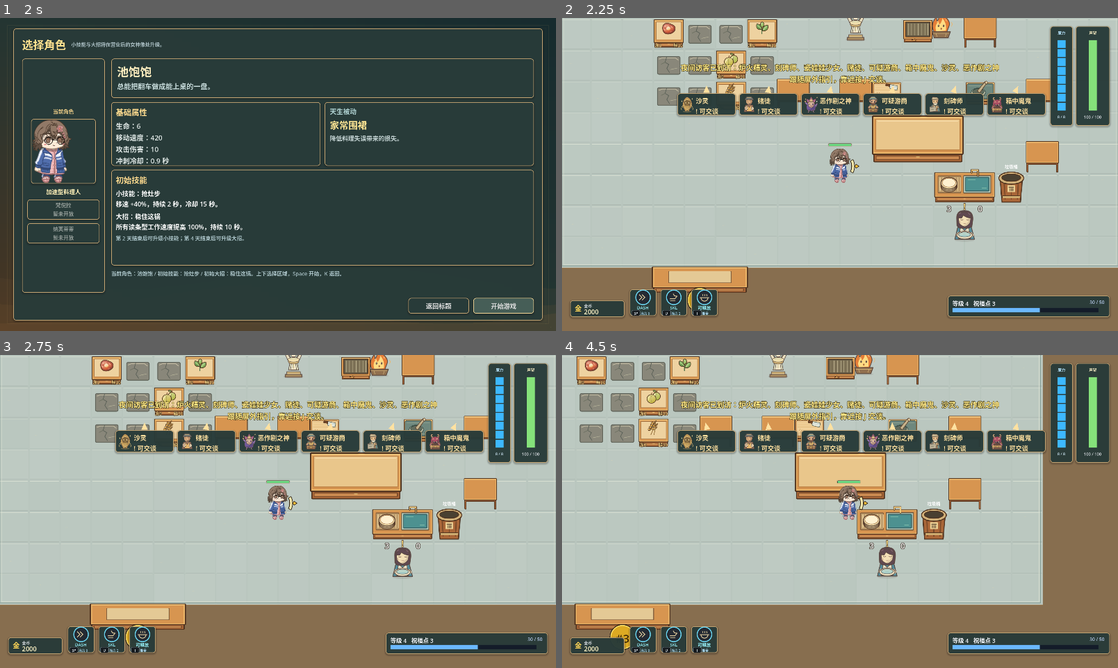
Above: before the commit, frames 1-4 (two rows, left to right).
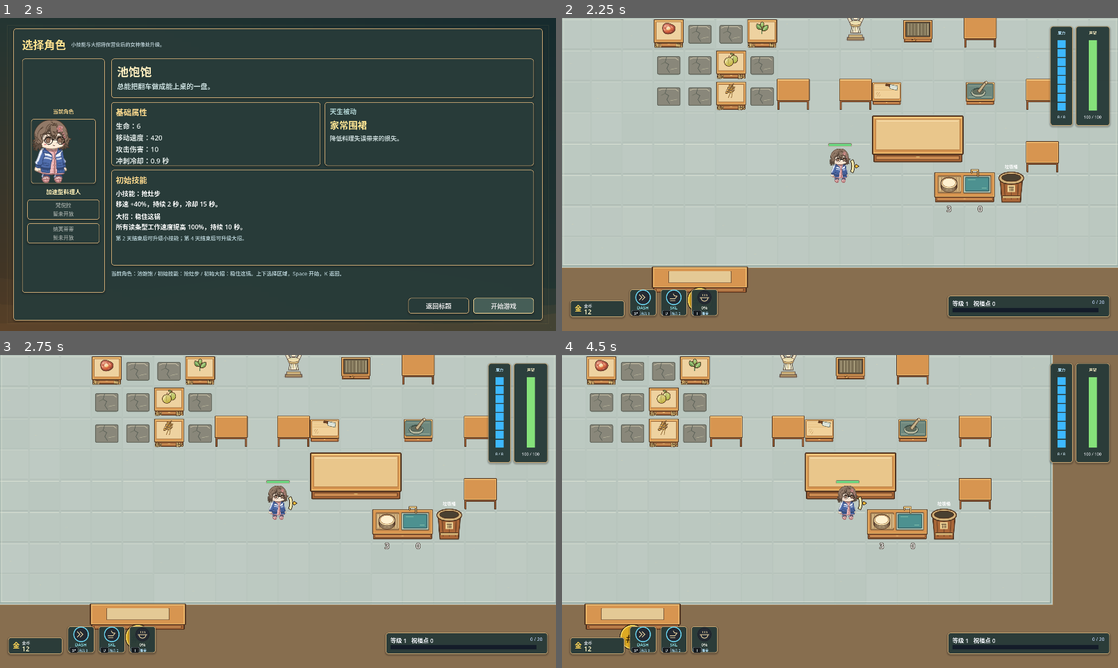
Above: after the commit, the same moments.

Repository: siunaus98/NewDrunkeryRealtime
Game: Godot game, scene res://Scenes/Main/game_start.tscn
Same seed, same stepped clock (60 frames per second), same inputs: the game is played once before the commit and once after it. Sound files missing from this copy of the repository are replaced by a short silence.
Inputs (mouse positions are in pixels of both pictures, inside the frame that each line leads up to):
- Up to frame 1 (2 s): click "开始" at 0.5 s; click (61, 152) at 1.25 s
- Up to frame 2 (2.25 s): click "开始游戏" at 2 s
- Up to frame 3 (2.75 s): no input
- Up to frame 4 (4.5 s): tap Enter at 2.75 s; move the mouse to (962, 495) at 2.77 s; hold D (move_right) 2.78-3.5 s; hold K (interact) 2.78-3.5 s; click (962, 495) at 2.92 s; drag from (728, 527) to (851, 505) at 3.52 s; move the mouse to (895, 442) at 4.27 s; hold D (move_right) from 4.28 s (still down); hold K (interact) from 4.28 s (still down)

Frame 1 is identical in both runs. In frame 2, 7.0% of the frame differs, in the area x 4-98%, y 0-95%; in frame 3, 7.0%; in frame 4, 17%, in the area x 2-98%, y 0-95%.

Commit message:
fix: stabilize scarab navigation and restore normal demo defaults

Diff:
--- a/NewDrunkeryRealtime/Scripts/Core/LevelFlowController.gd
+++ b/NewDrunkeryRealtime/Scripts/Core/LevelFlowController.gd
@@ -31,8 +31,8 @@
 const FAST_BUSINESS_TEST: bool = false
 const FAST_BUSINESS_PREPARE_DURATION: float = 2.0
 const FAST_BUSINESS_SERVICE_DURATION: float = 30.0
-const FIRST_DAY_BOSS_DISABLED_PLAYTEST: bool = true
-const PATIENCE_SPEED_PLAYTEST: float = 2.0
+const FIRST_DAY_BOSS_DISABLED_PLAYTEST: bool = false
+const PATIENCE_SPEED_PLAYTEST: float = 1.0
 const SKILL_UPGRADE_PLAYTEST_XP: int = 1000
 const SKILL_UPGRADE_PLAYTEST_TAKE_DURATION: float = 30.0
 
@@ -44,7 +44,7 @@
 @export var danger_duration: float = 18.0
 @export var wave_break_duration_default: float = 4.0
 @export var blessing_select_duration: float = 30.0
-@export var starting_gold: int = 2000
+@export var starting_gold: int = 12
 @export var night_starting_stock_per_item: int = 5
 @export var magic_max: int = 8
 @export var magic_regen_interval: float = 10.8
@@ -975,7 +975,7 @@
 			offer_header_text
 		)
 		menu_dish_select_controller.set_refresh_status(progression_state.menu_refreshes, is_event, TestItemDefs.get_item_display_name(progression_state.event_menu_target) if is_event else "")
-		overlay_controller.debug_label.visible = not is_event
+		overlay_controller.debug_label.visible = not is_event and OS.get_cmdline_user_args().has("--debug-ui")
 		if is_event:
 			overlay_controller.hide_toast()
 	if overlay_controller != null and overlay_controller.has_method("set_debug_text"):
--- a/NewDrunkeryRealtime/Scripts/Core/ScarabMechanismController.gd
+++ b/NewDrunkeryRealtime/Scripts/Core/ScarabMechanismController.gd
@@ -50,6 +50,8 @@
 var escape_search_retry_times: Dictionary = {}
 var navigation_clock: float = 0.0
 var navigation_obstacle_signature: Dictionary = {}
+var navigation_probe_shape := CircleShape2D.new()
+var navigation_probe := PhysicsShapeQueryParameters2D.new()
 
 func _ready() -> void:
 	process_mode = Node.PROCESS_MODE_PAUSABLE
@@ -574,7 +576,11 @@
 	else:
 		cell_path = _get_live_endpoint_path(grid, grid_origin, cell_size, start_cell, destination_cell)
 	if cell_path.is_empty() and allow_live_grid_fallback and _is_navigation_point_walkable(destination, scarab, null, exclude):
-		cell_path = _build_live_grid_path(bounds, grid_origin, cell_size, grid_size, origin, destination, exclude)
+		# A missing route may be a stale obstacle snapshot. Refresh in slices;
+		# rebuilding thousands of cells per cabinet candidate stalls the game.
+		var cache: Dictionary = navigation_cache.caches[bounds]
+		cache.updated = -10.0
+		cache.urgent = true
 	if cell_path.is_empty():
 		return []
 	var route: Array[Vector2] = []
@@ -584,21 +590,6 @@
 	if route.is_empty() or route.back().distance_to(destination) > 1.0:
 		route.append(destination)
 	return route
-
-func _build_live_grid_path(bounds: Rect2, grid_origin: Vector2, cell_size: float, grid_size: Vector2i, origin: Vector2, destination: Vector2, exclude: Array) -> Array[Vector2i]:
-	var live_grid := AStarGrid2D.new()
-	live_grid.region = Rect2i(Vector2i.ZERO, grid_size)
-	live_grid.cell_size = Vector2.ONE * cell_size
-	live_grid.diagonal_mode = AStarGrid2D.DIAGONAL_MODE_NEVER
-	live_grid.update()
-	for y in range(grid_size.y):
-		for x in range(grid_size.x):
-			var cell := Vector2i(x, y)
-			var point := grid_origin + (Vector2(cell) + Vector2(0.5, 0.5)) * cell_size
-			live_grid.set_point_solid(cell, not _is_navigation_point_walkable(point, null, null, exclude))
-	var start := _get_navigation_cell(grid_origin, cell_size, grid_size, origin)
-	var end := _get_navigation_cell(grid_origin, cell_size, grid_size, destination)
-	return live_grid.get_id_path(start, end, false)
 
 func _get_live_endpoint_path(grid: AStarGrid2D, grid_origin: Vector2, cell_size: float, start_cell: Vector2i, destination_cell: Vector2i) -> Array[Vector2i]:
 	var patched: Array[Vector2i] = []
@@ -675,14 +666,16 @@
 	var world_2d: World2D = runtime_root.get_world_2d() if runtime_root is CanvasItem else get_viewport().world_2d
 	if world_2d == null:
 		return true
-	var shape := CircleShape2D.new()
-	shape.radius = maxf(navigation_clearance, 1.0)
-	var query := PhysicsShapeQueryParameters2D.new()
-	query.shape = shape
-	query.transform = Transform2D(0.0, point)
-	query.collision_mask = 4 | 8 | 16
-	query.exclude = exclude
-	return world_2d.direct_space_state.intersect_shape(query, 1).is_empty()
+	# Thousands of snapshot probes share one shape/query instead of creating
+	# and destroying physics-server resources for every grid cell.
+	if not is_equal_approx(navigation_probe_shape.radius, maxf(navigation_clearance, 1.0)):
+		navigation_probe_shape.radius = maxf(navigation_clearance, 1.0)
+	if navigation_probe.shape != navigation_probe_shape:
+		navigation_probe.shape = navigation_probe_shape
+	navigation_probe.transform = Transform2D(0.0, point)
+	navigation_probe.collision_mask = 4 | 8 | 16
+	navigation_probe.exclude = exclude
+	return world_2d.direct_space_state.intersect_shape(navigation_probe, 1).is_empty()
 
 func _segment_blocked(from_point: Vector2, to_point: Vector2, exclude: Array) -> bool:
 	var world_2d: World2D = runtime_root.get_world_2d() if runtime_root is CanvasItem else get_viewport().world_2d
--- a/NewDrunkeryRealtime/Scripts/Core/ScarabNavigationCache.gd
+++ b/NewDrunkeryRealtime/Scripts/Core/ScarabNavigationCache.gd
@@ -3,6 +3,8 @@
 ## Owns all shared snapshots and gate searches. Scene queries are used only
 ## during tick, without retaining the host or duplicating its gameplay clock.
 const BUILD_BUDGET_USEC: int = 1500
+const FIRST_BUILD_BUDGET_USEC: int = 8000
+const REFRESH_BUILD_BUDGET_USEC: int = 5000
 const REFRESH_INTERVAL: float = 1.0
 
 var caches: Dictionary = {}
@@ -18,10 +20,11 @@
 	for bounds in caches:
 		var cache: Dictionary = caches[bounds]
 		cache.updated = -10.0
+		cache.urgent = true
 
 func get_grid(bounds: Rect2, cell_size: float, grid_size: Vector2i) -> AStarGrid2D:
 	if not caches.has(bounds):
-		caches[bounds] = {"grid": null, "building": null, "cursor": 0, "size": grid_size, "cell_size": cell_size, "updated": -10.0, "gate_trees": {}}
+		caches[bounds] = {"grid": null, "building": null, "cursor": 0, "size": grid_size, "cell_size": cell_size, "updated": -10.0, "gate_trees": {}, "urgent": true}
 	return caches[bounds].grid as AStarGrid2D
 
 func get_gate_path(bounds: Rect2, start: Vector2i, gate: Vector2i) -> Array[Vector2i]:
@@ -64,13 +67,25 @@
 	# Build in small slices instead of scanning thousands of cells in one frame.
 	var deadline := Time.get_ticks_usec() + BUILD_BUDGET_USEC
 	var bounds_list: Array = caches.keys()
-	var first_index := next_cache_index
+	var work: Array[Rect2] = []
+	var urgent := false
+	var first_routes := false
 	for offset in range(bounds_list.size()):
-		var index := (first_index + offset) % bounds_list.size()
-		var bounds: Rect2 = bounds_list[index]
+		var bounds: Rect2 = bounds_list[(next_cache_index + offset) % bounds_list.size()]
+		work.append(bounds)
+		urgent = urgent or caches[bounds].grid == null or bool(caches[bounds].urgent)
+		first_routes = first_routes or caches[bounds].grid == null
+		for search: Dictionary in caches[bounds].gate_trees.values():
+			urgent = urgent or not bool(search.complete)
+			first_routes = first_routes or not bool(search.complete)
+	# New routes and moved facilities need a prompt, bounded publication.
+	# Retain round-robin fairness between the kitchen and incoming corridor.
+	if urgent:
+		deadline = Time.get_ticks_usec() + (FIRST_BUILD_BUDGET_USEC if first_routes else REFRESH_BUILD_BUDGET_USEC)
+	for bounds: Rect2 in work:
 		# Resume with the next region when this one exhausts the shared budget.
 		# Kitchen refreshes must not starve the first cross-region snapshot.
-		next_cache_index = (index + 1) % bounds_list.size()
+		next_cache_index = (bounds_list.find(bounds) + 1) % bounds_list.size()
 		var cache: Dictionary = caches[bounds]
 		_tick_gate_searches(cache, deadline)
 		if Time.get_ticks_usec() >= deadline:
@@ -95,6 +110,7 @@
 			cache.grid = cache.building
 			cache.building = null
 			cache.updated = navigation_clock
+			cache.urgent = false
 			# Rebuild gate routes against the new obstacle snapshot, not stale
 			# walls or forage points. Actors keep moving on their current routes.
 			cache.gate_trees.clear()
--- a/NewDrunkeryRealtime/Scripts/Core/ScarabTargetQuery.gd
+++ b/NewDrunkeryRealtime/Scripts/Core/ScarabTargetQuery.gd
@@ -56,6 +56,15 @@
 			positions = _ground_approach_positions(scarab, node)
 		var occupied: Array = entry.get("occupied_positions", [])
 		for position in positions:
+			# Straight-line distance is a lower bound on route cost. Skip only
+			# candidates that cannot beat the already reachable best choice.
+			var lower_bound := scarab.global_position.distance_to(position)
+			if cabinet:
+				lower_bound = maxf(lower_bound - 32.0, 0.0)
+			else:
+				lower_bound += position.distance_to(node.global_position) - GROUND_PREFERENCE_DISTANCE
+			if lower_bound >= nearest_distance:
+				continue
 			if cabinet and not can_reach_cabinet.call(scarab, node, position):
 				continue
 			var unavailable := false
--- a/NewDrunkeryRealtime/Scripts/Enemies/MapMechanismBoss.gd
+++ b/NewDrunkeryRealtime/Scripts/Enemies/MapMechanismBoss.gd
@@ -399,7 +399,7 @@
 	return geometry.regions(&"hurt")
 
 func _unhandled_key_input(event: InputEvent) -> void:
-	if event is InputEventKey and event.pressed and not event.echo and event.keycode == KEY_F8:
+	if OS.get_cmdline_user_args().has("--boss-hitboxes") and event is InputEventKey and event.pressed and not event.echo and event.keycode == KEY_F8:
 		geometry.toggle_debug()
 
 func set_movement_bounds(bounds: Rect2) -> void:
--- a/NewDrunkeryRealtime/Scripts/Kitchen/LooseItem.gd
+++ b/NewDrunkeryRealtime/Scripts/Kitchen/LooseItem.gd
@@ -36,7 +36,7 @@
 @export var highlight_scale: Vector2 = Vector2(0.56, 0.56)
 @export var normal_modulate: Color = Color.WHITE
 @export var highlight_modulate: Color = Color(1.22, 1.18, 1.0, 1.0)
-@export var show_interaction_debug: bool = true
+@export var show_interaction_debug: bool = false
 @export var debug_area_fill_color: Color = Color(1.0, 0.72, 0.22, 0.18)
 @export var debug_area_outline_color: Color = Color(1.0, 0.82, 0.42, 0.92)
 @export var debug_point_fill_color: Color = Color(1.0, 0.95, 0.72, 0.95)
--- a/NewDrunkeryRealtime/Scripts/Player/PlayerPushController.gd
+++ b/NewDrunkeryRealtime/Scripts/Player/PlayerPushController.gd
@@ -9,7 +9,7 @@
 
 var movement_bounds: Rect2 = Rect2(Vector2.ZERO, Vector2(1792, 1152))
 var edge_padding: Vector2 = Vector2(24, 24)
-var show_item_push_debug: bool = true
+var show_item_push_debug: bool = false
 var item_push_margin: float = 8.0
 var item_push_acceleration: float = 5400.0
 var item_push_min_speed: float = 24.0
--- a/NewDrunkeryRealtime/Scripts/Progression/NightEventState.gd
+++ b/NewDrunkeryRealtime/Scripts/Progression/NightEventState.gd
@@ -4,7 +4,7 @@
 const SECOND_BATCH: Array[StringName] = [&"merchant", &"devil", &"sand_spirit", &"prankster"]
 # Temporary playtest: 1 = first batch, 2 = second batch, 3 = all eight NPC
 # events at once, 0 = normal random event flow.
-const PLAYTEST_BATCH: int = 3
+const PLAYTEST_BATCH: int = 0
 const INITIAL_NIGHT_PLAYTEST: bool = PLAYTEST_BATCH == 1
 const SECOND_NIGHT_PLAYTEST: bool = PLAYTEST_BATCH == 2
 const ALL_EVENTS_PLAYTEST: bool = PLAYTEST_BATCH == 3
--- a/NewDrunkeryRealtime/Scripts/UI/GameStartController.gd
+++ b/NewDrunkeryRealtime/Scripts/UI/GameStartController.gd
@@ -35,7 +35,7 @@
 }
 
 const BIG_SKILL_OPTIONS := [
-	{"id": BigSkillDefs.BASE, "name": "稳住这锅", "summary": "原版测试"},
+	{"id": BigSkillDefs.BASE, "name": "稳住这锅", "summary": "基础技能"},
 	{"id": BigSkillDefs.EXTEND, "name": "忙中有序", "summary": "完成工作与上菜可以续时"},
 	{"id": BigSkillDefs.FOCUS, "name": "专心掌勺", "summary": "持续时间更长并免疫控制"},
 	{"id": BigSkillDefs.AURA, "name": "灶火共鸣", "summary": "范围内设施获得效率增益"},
@@ -759,15 +759,10 @@
 	get_tree().set_meta("run_setup", {
 		"character_id": selected_character_id,
 		# Skill variants are earned at the goddess statue after day 2/day 4.
-		# The start screen keeps the old selectors only as a visual test harness;
-		# normal runs always begin with the base skills.
+		# Runs begin with the base skills; variants unlock during progression.
 		"small_skill_variant": &"rush_order",
 		"big_skill_variant": &"steady_pot",
-		# The current start screen is a skill-testing harness. Begin each
-		# launched test run with a full ultimate gauge so variants can be tried
-		# immediately; headless gameplay and later run flows keep their normal
-		# zero-energy initialization unless they opt in to this flag.
-		"start_ultimate_full": true,
+		"start_ultimate_full": false,
 		"innate_passive_id": &"home_apron"
 	})
 	get_tree().change_scene_to_file(MAIN_SCENE_PATH)
--- a/NewDrunkeryRealtime/Scripts/UI/RunOverlayController.gd
+++ b/NewDrunkeryRealtime/Scripts/UI/RunOverlayController.gd
@@ -192,6 +192,7 @@
 	shop_item_grid_center.add_child(shop_item_list)
 
 	debug_label = Label.new()
+	debug_label.visible = OS.get_cmdline_user_args().has("--debug-ui")
 	debug_label.position = Vector2(24.0, 24.0)
 	debug_label.size = Vector2(620.0, 240.0)
 	debug_label.autowrap_mode = TextServer.AUTOWRAP_WORD_SMART
--- a/NewDrunkeryRealtime/tools/validate_heavy_attack_windup.gd
+++ b/NewDrunkeryRealtime/tools/validate_heavy_attack_windup.gd
@@ -26,6 +26,9 @@
 	var player: Node2D = main.get_node("Player")
 	player.global_position = Vector2(10000, 10000)
 	var combat: RefCounted = player.combat_controller
+	# Test base windup damage independently of event-playtest starting gifts.
+	var no_blessings: Array[StringName] = []
+	combat.blessing_controller.set_owned_blessings(no_blessings)
 	var shape: Dictionary = {"direction": Vector2.RIGHT, "inner_radius": 0.0, "outer_radius": 200.0, "angle_degrees": 180.0}
 	var any_zone: Callable = func(_point: Vector2) -> bool: return true
 	for scene_name: String in ["pig_enemy", "ranged_enemy", "slam_enemy", "bullet_hell_enemy"]:
--- a/NewDrunkeryRealtime/tools/validate_monitor_feeding.gd
+++ b/NewDrunkeryRealtime/tools/validate_monitor_feeding.gd
@@ -137,10 +137,15 @@
 	boss.movement_bounds = map.get_region_bounds(&"top")
 	boss.global_position = boss.movement_bounds.get_center()
 	var actor: CharacterBody2D = main.get_node("Player")
+	var no_blessings: Array[StringName] = []
+	actor.combat_controller.blessing_controller.set_owned_blessings(no_blessings)
 	actor.clear_held_item()
 	await physics_frame
 	check_body_alignment(boss, actor)
 	check_attack_turning(boss, actor)
+	# Prior combat checks intentionally deal real damage. Feeding starts from
+	# a fresh full-health fixture; below half health requires two offering spots.
+	boss.current_health = boss.max_health
 	var head: Node2D = boss.tongue
 	check(head.begin() and head.spots.size() == 1 and head.remaining == 30, "Preparation creates one reachable offering space for thirty seconds without existing food")
 	if head.spots.is_empty():
--- /dev/null
+++ b/NewDrunkeryRealtime/tools/validate_normal_demo_entry.gd
@@ -0,0 +1,67 @@
+extends SceneTree
+
+var failures: Array[String] = []
+
+func _initialize() -> void:
+	call_deferred("run")
+
+func check(ok: bool, message: String) -> void:
+	if not ok:
+		failures.append(message)
+		push_error(message)
+
+func stop_ticks(node: Node) -> void:
+	node.set_process(false)
+	node.set_physics_process(false)
+	for child: Node in node.get_children():
+		stop_ticks(child)
+
+func run() -> void:
+	var title: Node = load("res://Scenes/Main/game_start.tscn").instantiate()
+	root.add_child(title)
+	current_scene = title
+	await process_frame
+	check(title.current_mode == title.ScreenMode.TITLE, "Normal launch opens the title")
+	title._show_prepare()
+	title._start_run()
+	for frame in range(5):
+		await process_frame
+	var main: Node = current_scene
+	stop_ticks(main)
+	paused = false
+	var flow: Node = main.get_node("LevelFlowController")
+	var actor: Node = main.get_node("Player")
+	var state: RefCounted = flow.progression_state
+	check(state.day_index == 0 and state.gold == 12 and state.level == 1 and state.xp == 0, "Fresh day one uses original gold and no bonus XP")
+	check(state.get_owned_blessing_ids().is_empty() and state.blessing_points == 0, "Fresh run has no test blessings or free blessing points")
+	check(actor.skill_controller.ultimate_energy == 0, "Title entry does not fill ultimate energy")
+	check(not bool(main.run_setup.get("start_ultimate_full", true)), "Run setup has no full-ultimate override")
+	check(state.events.PLAYTEST_BATCH == 0 and flow.night_event_controller._night_event_ids().is_empty(), "First night does not spawn all test NPCs")
+	check(not flow.overlay_controller.debug_label.visible and not actor.show_item_push_debug and not actor.show_interaction_range, "Normal UI hides debug overlays")
+	check(flow.get_patience_speed_playtest_multiplier() == 1.0, "Patience uses normal speed")
+	check(flow.test_start_day_index == -1, "No forced test day")
+	for day in range(7):
+		state.day_index = day
+		flow._refresh_order_groups_for_current_day()
+		check(not flow.order_groups.is_empty(), "Day %d offers an order group" % (day + 1))
+		if flow.order_groups.is_empty():
+			continue
+		var group: Dictionary = flow._build_order_group_for_current_menu(flow.order_groups[0])
+		check(float(group.get("prepare_duration", flow.prepare_phase_duration)) == 60 and float(group.get("service_duration", flow.service_phase_duration)) == 260, "Day %d retains normal preparation and service times" % (day + 1))
+		if day == 0:
+			check(group.boss_enhanced_map_mechanism_id == &"", "Normal day one does not force a boss")
+		if day == 3:
+			check(group.boss_enhanced_map_mechanism_id == state.get_map_mechanism_order()[0], "Day four preserves the scheduled small boss")
+		if day == 6:
+			check(group.final_boss and group.boss_enhanced_map_mechanism_id == &"monitor", "Day seven preserves the final boss")
+	state.day_index = 1
+	flow.night_event_controller.refresh_night()
+	await process_frame
+	check(flow.night_event_controller._night_event_ids().size() == 1, "Following night uses a single normal random event")
+	var item: Node = load("res://Scenes/Restaurant/loose_item.tscn").instantiate()
+	main.add_child(item)
+	check(not item.show_interaction_debug, "Loose items hide debug geometry by default")
+	main.queue_free()
+	await process_frame
+	print("NORMAL DEMO ENTRY: %d failures; real title entry, resources, ultimate, events, timers, day-four/day-seven bosses and debug defaults" % failures.size())
+	quit(0 if failures.is_empty() else 1)
--- a/NewDrunkeryRealtime/tools/validate_scarab_live_wave.gd
+++ b/NewDrunkeryRealtime/tools/validate_scarab_live_wave.gd
@@ -56,6 +56,9 @@
 	controller.set_process(false)
 	controller.configure_for_level({"map_mechanism_ids": [Defs.SCARAB], "boss_enhanced_map_mechanism_id": Defs.SCARAB})
 	controller.start_business()
+	# Five actors can each carry five portions. Keep the route/performance
+	# fixture independent of the normal run's small starting pantry.
+	controller.storage_manager.fill_test_stock(30)
 	manager.configure_for_order_group({"boss_enhanced_map_mechanism_id": Defs.SCARAB})
 	manager.spawn_scheduled_boss()
 	var boss: Node = get_first_node_in_group("scorpion_bosses")
--- a/NewDrunkeryRealtime/tools/validate_scarab_navigation_cache.gd
+++ b/NewDrunkeryRealtime/tools/validate_scarab_navigation_cache.gd
@@ -14,7 +14,7 @@
 	probes += 1
 	# Force a slice boundary independently of machine speed.
 	if slow_probe:
-		OS.delay_usec(2000)
+		OS.delay_usec(NavigationCache.FIRST_BUILD_BUDGET_USEC + 500)
 	return not blocked or int(point.x / 64.0) != 1
 
 func _published(_bounds: Rect2, _grid: AStarGrid2D, _cell_size: float, _size: Vector2i) -> void:
Not shown, added: NewDrunkeryRealtime/tools/validate_normal_demo_entry.gd.uid
Not shown, changed: NewDrunkeryRealtime/Docs/BOSS判定与美术对齐_2026-11-21.md
Not shown, added: NewDrunkeryRealtime/Docs/Demo正常试玩准备_2026-11-21.md
